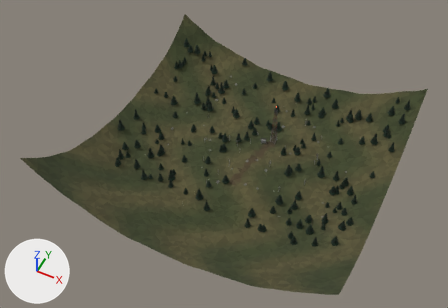
The glTF model assets/models/title_scene.glb: old version first, new version second.
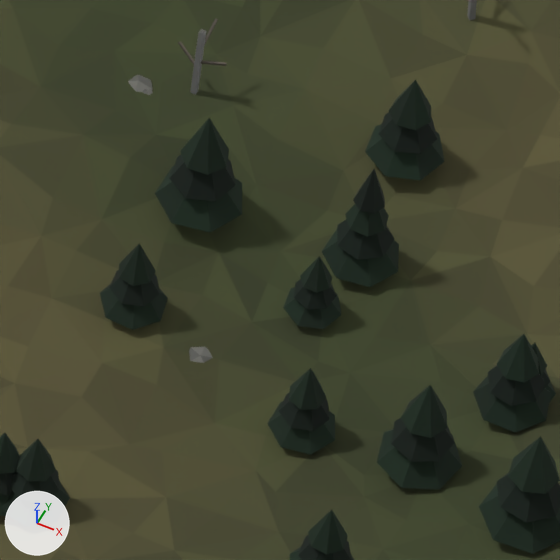
The first picture shows the older version from a 50 mm camera at (153.0, -344.0, 442.0) aimed at (-11.0, -16.0, 31.0). The close-ups show the older and then the newer version on the part from 58% to 70% of the width and 59% to 76% of the height of that picture. Only the edits that show in the close-ups are written down. Arrows for +X, +Y and +Z are at lower left; the lights stay in place. Vertices at exactly the same position are counted once.

Objects in the first close-up: 'Ground', 'Pines', 'SOLID_Rocks' and 2 more.
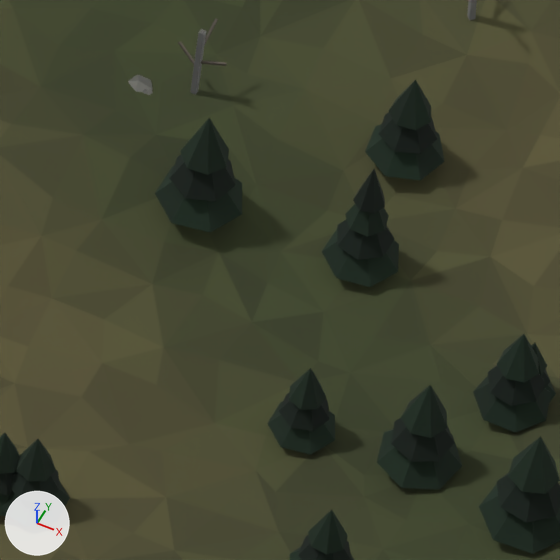
What the commit changed:
me_pines is used by ob_pines; location (0.0, 0.0, 0.0).
me_pines had 6424 vertices, 9968 faces and spanned x -123.0..122.0, y -63.0..126.0, z -2.0..44.0.
me_pines now has 6352 vertices, 9856 faces and spans x -123.0..122.0, y -63.0..126.0, z -2.0..44.0.
me_pines part 1: 8 loose pieces with 72 vertices, spanning x 43.0..61.0, y -36.0..-24.0, z -1.0..9.0, are deleted.
me_solid_rocks is used by ob_solid_rocks; location (0.0, 0.0, 0.0).
me_solid_rocks had 516 vertices, 860 faces and spanned x -89.0..89.0, y -36.0..106.0, z -3.0..8.0.
me_solid_rocks now has 504 vertices, 840 faces and spans x -89.0..89.0, y -30.0..106.0, z -3.0..8.0.
me_solid_rocks part 2: the loose piece of 12 vertices spanning x 52.0..54.0, y -36.0..-34.0, z 0.0..1.0 is deleted.

Where the change shows, as pixel boxes (x1, y1, x2, y2) in the close-ups (560 x 560 px):
'SOLID_Rocks', reshaped: before (128, 75, 213, 363); after (128, 75, 153, 95)
part 1 of me_pines, deleted: before (100, 243, 342, 330)
part 2 of me_solid_rocks, deleted: before (189, 347, 213, 363)
